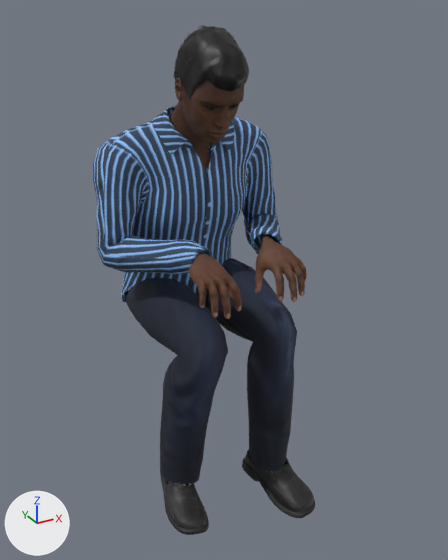
One commit to the glTF model assets/props/people-kofi-sit-laptop.glb: the scene before it, then after it.
Both versions are drawn from a 50 mm lens placed at (-0.751, -1.332, 0.389), pointed at (0.022, 0.074, -0.314). Lighting does not change. The marker at lower left points along +X, +Y and +Z. The older version comes first. Vertices at exactly the same position are counted once.

In view in the first picture: 'people-kofi-sit-laptop'.
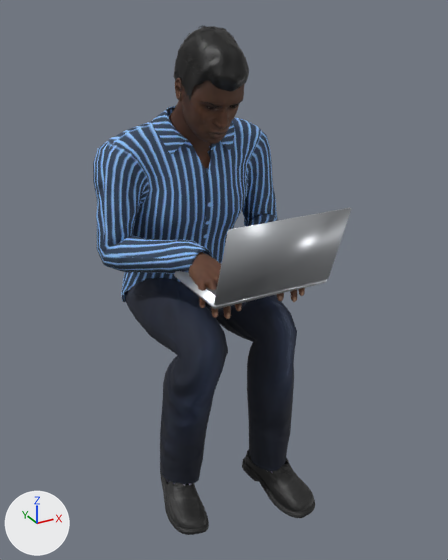
The newer file is also turned or shifted as a whole; pictures and numbers use the older file's frame.

Patch to the scene script:
```diff
--- a/assets/props/people-kofi-sit-laptop.glb.py
+++ b/assets/props/people-kofi-sit-laptop.glb.py
@@ mat_held_laptop_screen @@
+mat_held_laptop_screen = principled_material('Held.laptop screen')
+mat_held_laptop_screen.base_color = (0.36, 0.45, 0.58)  # greyish blue #a2b3c8
+mat_held_laptop_screen.roughness = 0.25
+mat_held_laptop_screen.emission_color = (0.34, 0.43, 0.56)  # greyish blue #9eafc5
+mat_held_laptop_screen.emission_strength = 1.0
@@ mat_held_laptop_keys @@
+mat_held_laptop_keys = principled_material('Held.laptop keys')
+mat_held_laptop_keys.base_color = (0.055, 0.055, 0.06)  # dark grey #424245
+mat_held_laptop_keys.roughness = 0.6
@@ mat_held_laptop @@
+mat_held_laptop = principled_material('Held.laptop')
+mat_held_laptop.base_color = (0.6, 0.62, 0.65)  # light grey #cbced3
+mat_held_laptop.metallic = 0.85
+mat_held_laptop.roughness = 0.38
@@ me_base_001 @@
 # used by ob_people_kofi_sit_laptop; location = (0.0, 0.0, 0.0)
-me_base_001.from_pydata(...)  # 18177 vertices, 33728 faces; spans x -0.287..0.285, y -0.227..0.45, z -0.992..0.349
+me_base_001.from_pydata(...)  # 18265 vertices, 33884 faces; spans x -0.287..0.285, y -0.284..0.45, z -0.992..0.349
+# me_base_001 part 1: a new loose piece of 32 vertices spanning x -0.163..0.157, y -0.216..0.004, z -0.239..-0.225, in mat_held_laptop (light grey #cbced3)
+# me_base_001 part 2: a new loose piece of 32 vertices spanning x -0.163..0.157, y -0.284..-0.213, z -0.227..-0.027, in mat_held_laptop (light grey #cbced3)
+# other edits to the shape of me_base_001 do not show in these pictures
 me_base_001.materials.append(mat_human_body)
@@ me_base_001 @@
 me_base_001.materials.append(mat_human_teeth_base)
+me_base_001.materials.append(mat_held_laptop)  # light grey #cbced3
+me_base_001.materials.append(mat_held_laptop_keys)  # dark grey #424245
+me_base_001.materials.append(mat_held_laptop_screen)  # greyish blue #a2b3c8, glowing greyish blue #9eafc5
```

What differs and where, as boxes [x1, y1, x2, y2] in the pictures (448 x 560 px):
'people-kofi-sit-laptop', reshaped (16% wider)
    before: [93, 26, 315, 535]
    after: [93, 26, 351, 535]
part 1 of me_base_001, added
    after: [174, 262, 327, 309]
part 2 of me_base_001, added
    after: [214, 208, 351, 306]
